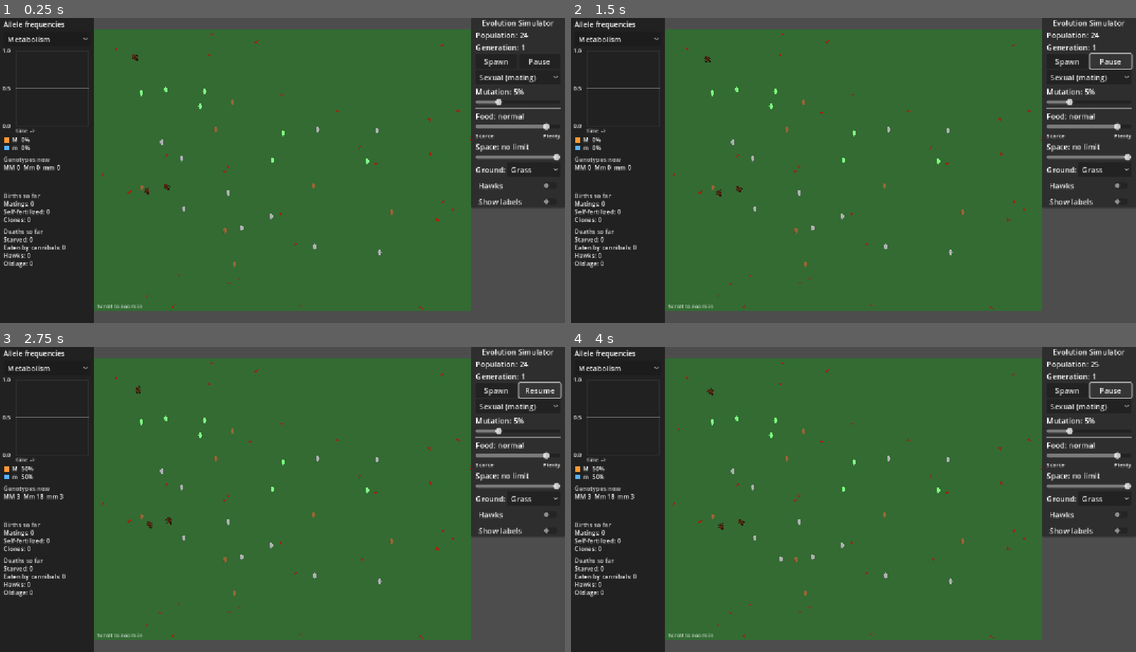
Above: before the commit, frames 1-4 (two rows, left to right).
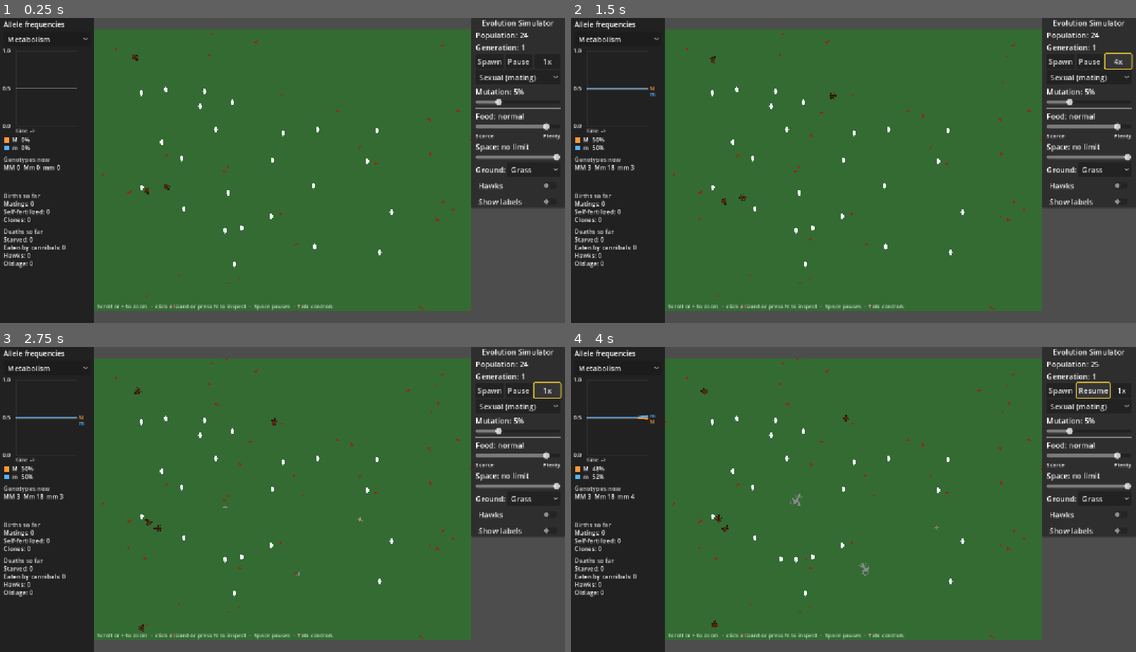
Above: after the commit, the same moments.

Repository: SFMiner/EvolutionSimulator
Game: Godot game, scene res://Scenes/Main.tscn
Two runs of this game, one before a commit and one after it. Both use one fixed random seed, a clock stepped at 60 frames per second and the inputs below.
Inputs (mouse positions are in pixels of both pictures, inside the frame that each line leads up to):
- Up to frame 1 (0.25 s): no input
- Up to frame 2 (1.5 s): click (1119, 60) at 0.5 s, where only the run after the commit has a clickable "1x"; click (1119, 60) at 1.25 s, where only the run after the commit has a clickable "2x"
- Up to frame 3 (2.75 s): click (548, 389) at 2 s, where only the run after the commit has a clickable "4x"
- Up to frame 4 (4 s): click "Spawn" at 2.75 s; click "Resume" (after the commit: "Pause") at 3.5 s

The runs differ from the first frame. In frame 1, 0.6% of the frame differs, in the area x 13-98%, y 13-96%; in frame 2, 1.1%; in frame 3, 1.0%; in frame 4, 1.2%, in the area x 2-100%, y 3-96%.

Commit message:
Keyboard navigation, speed control, web export, camouflage colours
- KeyboardNav: Tab/Shift+Tab/Escape leave the game on sims.mr-miner.com
  (sims:leave-game), focus outlines, Space pauses, N inspects next lizard
- Speed button cycling 1x/2x/4x
- Allele graph labels at line ends (no colour-only reading)
- Juveniles drawn in their genetic colour; colour is the matching ground
  lightened 15% so camouflage shows; eggs stay white; eat blink kept
- GL Compatibility renderer and Web export preset (2D+GUI lean template)
- Replace deprecated Color8() (missing in the lean web template)
- Tests: test_keyboard (31), lizard tint checks in test_ecology

Co-Authored-By: Claude Opus 5.5 <noreply@anthropic.com>
Claude-Session: https://claude.ai/code/session_01YcCN7binXr75rHP92VtJRs

Diff:
--- a/Scenes/Main.tscn
+++ b/Scenes/Main.tscn
@@ -63,6 +63,12 @@
 layout_mode = 2
 size_flags_horizontal = 3
 text = "Pause"
+
+[node name="SpeedButton" type="Button" parent="UI/ControlPanel/VBoxContainer/ButtonRow"]
+layout_mode = 2
+size_flags_horizontal = 3
+tooltip_text = "Simulation speed (press to change)"
+text = "1x"
 
 [node name="ModeOption" type="OptionButton" parent="UI/ControlPanel/VBoxContainer"]
 layout_mode = 2
--- a/Scripts/Organisms/Organism.gd
+++ b/Scripts/Organisms/Organism.gd
@@ -212,17 +212,12 @@
 	return d <= (_approx_collision_radius(a) + _approx_collision_radius(b))
 
 func apply_genome_effects():
-	# Apply color tint
-	var color_tint = Color.WHITE
-	match genome.color:
-		"green":
-			color_tint = Color(0.5, 1.0, 0.5)
-		"brown":
-			color_tint = Color(0.6, 0.4, 0.2)
-		"gray":
-			color_tint = Color(0.7, 0.7, 0.7)
-
-	sprite.modulate = color_tint
+	# Drawn in the colour of the ground this colour gene blends into (a little lighter), so camouflage shows.
+	# Eggs stay white: the tint is fitted to the lime body and turns the white egg frame pink or blue.
+	if current_state == "egg":
+		sprite.modulate = Color.WHITE
+	else:
+		sprite.modulate = Ecology.lizard_tint(str(genome.color))
 
 func _to_level_letter(value: String) -> String:
 	match value:
@@ -394,7 +389,8 @@
 			scale = Vector2(0.2, 0.2)  # Small eggs
 			animation_player.play("egg")
 		"juvenile":
-			sprite.modulate = Color.YELLOW
+			# Genetic colour from hatching (hawks judge camouflage by it at every stage); size shows age
+			apply_genome_effects()
 			# Gradual scaling from 0.2 to 1.0 based on growth progress
 			var juvenile_scale = 0.2 + (growth_progress * 0.8)  # 0.2 to 1.0
 			scale = Vector2(juvenile_scale, juvenile_scale)
--- a/Scripts/Systems/Ecology.gd
+++ b/Scripts/Systems/Ecology.gd
@@ -123,6 +123,23 @@
 	return HABITAT_COLORS.get(habitat, Color(0.2, 0.3, 0.2)) as Color
 
 
+## Body fill of the lizard frames in Assets/Lizard_spritesheet.png (one flat colour plus a few detail pixels).
+## (Not Color8(): it is deprecated, and the lean web templates leave deprecated functions out.)
+const SPRITE_BODY_COLOR: Color = Color(153.0 / 255.0, 229.0 / 255.0, 80.0 / 255.0)
+## A lizard is drawn in the colour of the ground it blends into, this much lighter (0 = invisible on it,
+## 1 = white). 0.15 keeps a matched lizard findable; Sean chose it from a mock-up (2026-10-10).
+const LIZARD_LIGHTEN: float = 0.15
+
+## Sprite modulate that turns the lime body fill into this colour gene's ground colour, LIZARD_LIGHTEN lighter.
+## Modulate multiplies, so it is target / base per channel (above 1 in the blue channel is fine).
+static func lizard_tint(color: String) -> Color:
+	var target: Color = Color.WHITE
+	for habitat: int in CAMOUFLAGE_COLOR.keys():
+		if CAMOUFLAGE_COLOR[habitat] == color:
+			target = habitat_color(habitat).lerp(Color.WHITE, LIZARD_LIGHTEN)
+	return Color(target.r / SPRITE_BODY_COLOR.r, target.g / SPRITE_BODY_COLOR.g, target.b / SPRITE_BODY_COLOR.b)
+
+
 static func habitat_name(habitat: int) -> String:
 	return str(HABITAT_NAMES.get(habitat, "Grass"))
 
--- a/Scripts/UI/AlleleGraph.gd
+++ b/Scripts/UI/AlleleGraph.gd
@@ -5,7 +5,10 @@
 const MAX_SAMPLES: int = 600
 const FONT_SIZE: int = 13
 const SMALL_FONT_SIZE: int = 11
-const PLOT_RECT: Rect2 = Rect2(34.0, 70.0, 154.0, 160.0)
+## Leaves room on the right for each line's allele name, so the lines are not told apart by colour alone.
+const PLOT_RECT: Rect2 = Rect2(34.0, 70.0, 130.0, 160.0)
+## Smallest vertical gap between two line-end names before they are pushed apart.
+const END_LABEL_GAP: float = 12.0
 
 var _locus_option: OptionButton
 var _font: Font
@@ -37,6 +40,11 @@
 	_locus_option.size = Vector2(maxf(size.x, 200.0) - 16.0, 28.0)
 	_locus_option.item_selected.connect(_on_locus_selected)
 	add_child(_locus_option)
+
+
+## The gene picker, for the keyboard Tab order.
+func locus_option() -> OptionButton:
+	return _locus_option
 
 
 func _on_locus_selected(index: int) -> void:
@@ -118,6 +126,19 @@
 				points.append(Vector2(x, y))
 			draw_polyline(points, _allele_color(_selected_locus, allele), 2.0, true)
 
+	# Name each line at its right end, pushed apart where lines end close together
+	var ends: Array[Dictionary] = []
+	for allele: String in locus.alleles:
+		var series: Array[float] = per_allele[allele]
+		if series.size() >= 2:
+			ends.append({"allele": allele, "y": PLOT_RECT.position.y + PLOT_RECT.size.y * (1.0 - clampf(series[-1], 0.0, 1.0))})
+	ends.sort_custom(func(a: Dictionary, b: Dictionary) -> bool: return float(a["y"]) < float(b["y"]))
+	var last_y: float = -INF
+	for e: Dictionary in ends:
+		var y: float = maxf(float(e["y"]), last_y + END_LABEL_GAP)
+		last_y = y
+		_text(Vector2(PLOT_RECT.end.x + 4.0, y + 4.0), str(e["allele"]), SMALL_FONT_SIZE, _allele_color(_selected_locus, str(e["allele"])))
+
 	# Legend with current share
 	var ly: float = PLOT_RECT.end.y + 34.0
 	for allele: String in locus.alleles:
--- a/Scripts/UI/Inspector.gd
+++ b/Scripts/UI/Inspector.gd
@@ -1,6 +1,6 @@
 extends PanelContainer
 ## Click a lizard to see its genes, traits, energy and state in a small box next to it.
-## Click empty ground to close it. Lives in the (always-processing) UI layer so it works while paused.
+## Click empty ground (or press Escape) to close it; N picks the next lizard from the keyboard. Lives in the (always-processing) UI layer so it works while paused.
 
 const PICK_RADIUS_MIN: float = 16.0
 const PICK_RADIUS_PER_SCALE: float = 26.0
@@ -57,6 +57,21 @@
 	refresh()
 
 
+## Keyboard route (N): the next hatched lizard after the selected one, wrapping round. Eggs are skipped.
+func select_next() -> void:
+	if organism_container == null:
+		return
+	var hatched: Array[Organism] = []
+	for node: Node in organism_container.get_children():
+		var org: Organism = node as Organism
+		if org != null and not org.is_queued_for_deletion() and org.current_state != "egg":
+			hatched.append(org)
+	if hatched.is_empty():
+		select(null)
+		return
+	select(hatched[(hatched.find(_target) + 1) % hatched.size()])
+
+
 func selected() -> Organism:
 	return _target
 
--- /dev/null
+++ b/Scripts/UI/KeyboardNav.gd
@@ -0,0 +1,109 @@
+class_name KeyboardNav
+extends Node
+## Keyboard use and the keyboard exit for the sims site (SPEC §6, docs/game-keyboard-exit.md there).
+## Tab walks the controls in panel order; Tab past the last or Shift+Tab before the first leaves the game.
+## Escape closes the lizard box if it is open, otherwise leaves. With no control focused, Space pauses and
+## N inspects the next lizard. Lives in the UI layer (process ALWAYS), so it works while paused.
+
+const FOCUS_COLOR: Color = Color(1.0, 0.85, 0.2)
+
+## Times the keyboard left the game; read by tests/test_keyboard.gd.
+var leave_count: int = 0
+
+var _controls: Array[Control] = []
+var _inspector: Node = null
+var _pause_button: Button = null
+var _ring: StyleBoxFlat
+
+
+func _ready() -> void:
+	process_mode = Node.PROCESS_MODE_ALWAYS
+	_ring = StyleBoxFlat.new()
+	_ring.draw_center = false
+	_ring.border_color = FOCUS_COLOR
+	_ring.set_border_width_all(2)
+	_ring.set_corner_radius_all(3)
+	_ring.set_expand_margin_all(2.0)
+
+
+## Controls in Tab order. Buttons get a bright focus outline; sliders, which only brighten their grabber, get the
+## same outline drawn round them.
+func setup(controls: Array[Control], inspector: Node, pause_button: Button) -> void:
+	_controls = controls
+	_inspector = inspector
+	_pause_button = pause_button
+	for i: int in range(_controls.size()):
+		var c: Control = _controls[i]
+		c.focus_mode = Control.FOCUS_ALL
+		var next: Control = _controls[(i + 1) % _controls.size()]
+		var prev: Control = _controls[(i - 1 + _controls.size()) % _controls.size()]
+		c.focus_next = c.get_path_to(next)
+		c.focus_previous = c.get_path_to(prev)
+		if c is Slider:
+			_draw_ring(c)
+		else:
+			c.add_theme_stylebox_override("focus", _ring)
+
+
+func _draw_ring(c: Control) -> void:
+	c.draw.connect(func() -> void:
+		if c.has_focus():
+			c.draw_style_box(_ring, Rect2(Vector2.ZERO, c.size).grow_individual(2.0, 0.0, 2.0, 0.0)))
+	c.focus_entered.connect(c.queue_redraw)
+	c.focus_exited.connect(c.queue_redraw)
+
+
+func _input(event: InputEvent) -> void:
+	# In _input, not _unhandled_input: the GUI takes Tab for its own focus movement before that.
+	# An open OptionButton list is its own popup window, so its Escape closes it and never gets here.
+	if _controls.is_empty() or not (event is InputEventKey and event.pressed):
+		return
+	var focus: Control = get_viewport().gui_get_focus_owner()
+	var leave: bool = false
+	if event.is_action_pressed("ui_cancel"):
+		if _inspector != null and _inspector.selected() != null:
+			_inspector.select(null)
+			get_viewport().set_input_as_handled()
+			return
+		leave = true
+	# Exact match (third argument): without it ui_focus_next also matches Shift+Tab
+	elif event.is_action_pressed("ui_focus_next", true, true):
+		if focus == null:
+			_controls[0].grab_focus()
+			get_viewport().set_input_as_handled()
+			return
+		leave = focus == _controls[-1]
+	elif event.is_action_pressed("ui_focus_prev", true, true):
+		if focus == null:
+			_controls[-1].grab_focus()
+			get_viewport().set_input_as_handled()
+			return
+		leave = focus == _controls[0]
+	if leave:
+		leave_game()
+		get_viewport().set_input_as_handled()
+
+
+func _unhandled_input(event: InputEvent) -> void:
+	var key: InputEventKey = event as InputEventKey
+	if key == null or not key.pressed or key.echo:
+		return
+	match key.keycode:
+		KEY_SPACE:
+			# A focused button takes Space itself (presses it), so this only runs with nothing focused
+			if _pause_button != null:
+				_pause_button.pressed.emit()
+				get_viewport().set_input_as_handled()
+		KEY_N:
+			if _inspector != null:
+				_inspector.select_next()
+				get_viewport().set_input_as_handled()
+
+
+## Drops focus and asks the sims site's play page to take the keyboard back. On its own page there is no parent.
+func leave_game() -> void:
+	get_viewport().gui_release_focus()
+	leave_count += 1
+	if OS.has_feature("web"):
+		JavaScriptBridge.eval(
+				"if (window.parent !== window) window.parent.postMessage({type: 'sims:leave-game'}, location.origin)")
--- a/Scripts/UI/SimulationManager.gd
+++ b/Scripts/UI/SimulationManager.gd
@@ -3,6 +3,7 @@
 var environment: Node2D
 @onready var spawn_button: Button = $UI/ControlPanel/VBoxContainer/ButtonRow/SpawnButton
 @onready var pause_button: Button = $UI/ControlPanel/VBoxContainer/ButtonRow/PauseButton
+@onready var speed_button: Button = $UI/ControlPanel/VBoxContainer/ButtonRow/SpeedButton
 @onready var population_label: Label = $UI/ControlPanel/VBoxContainer/PopulationLabel
 @onready var generation_label: Label = $UI/ControlPanel/VBoxContainer/GenerationLabel
 @onready var mode_option: OptionButton = $UI/ControlPanel/VBoxContainer/ModeOption
@@ -42,6 +43,10 @@
 var deaths: Dictionary = {"starved": 0, "eaten": 0, "hawk": 0, "old_age": 0}
 
 const HAWK_STRIKE: GDScript = preload("res://Scripts/Environment/HawkStrike.gd")
+## Speeds the Speed button cycles through (GameConfig.set_sim_speed keeps the biology the same at each).
+const SPEEDS: Array[float] = [1.0, 2.0, 4.0]
+var speed_index: int = 0
+var keyboard: KeyboardNav = null
 
 # Screenshot gate (EVO_SHOT=<png>, optional EVO_MODE, EVO_SECONDS, EVO_SEED)
 var _shot_path: String = ""
@@ -56,8 +61,10 @@
 	# Connect button signals
 	spawn_button.pressed.connect(_on_spawn_button_pressed)
 	pause_button.pressed.connect(_on_pause_button_pressed)
+	speed_button.pressed.connect(_on_speed_button_pressed)
 	_setup_genetics_controls()
 	_setup_environment_controls()
+	_setup_keyboard()
 
 	# Defer the initialization to ensure all nodes are ready
 	call_deferred("_initialize_simulation")
@@ -152,6 +159,20 @@
 		pause_button.text = "Resume"
 	else:
 		pause_button.text = "Pause"
+
+func _on_speed_button_pressed() -> void:
+	speed_index = (speed_index + 1) % SPEEDS.size()
+	GameConfig.set_sim_speed(SPEEDS[speed_index])
+	speed_button.text = "%dx" % int(SPEEDS[speed_index])
+
+## Tab order follows the right-hand panel top to bottom, then the gene picker on the left.
+func _setup_keyboard() -> void:
+	keyboard = KeyboardNav.new()
+	keyboard.name = "KeyboardNav"
+	$UI.add_child(keyboard)
+	var controls: Array[Control] = [spawn_button, pause_button, speed_button, mode_option, mutation_slider,
+			food_slider, space_slider, habitat_option, hawks_check, labels_check, allele_graph.locus_option()]
+	keyboard.setup(controls, inspector, pause_button)
 
 func _on_organism_died(organism: Organism):
 	population_count -= 1
--- a/Scripts/UI/ZoomCamera.gd
+++ b/Scripts/UI/ZoomCamera.gd
@@ -161,6 +161,6 @@
 	if _hint == null:
 		return
 	if zoom.x <= ZOOM_MIN + 0.001:
-		_hint.text = "Scroll to zoom in"
+		_hint.text = "Scroll or + to zoom  ·  click a lizard or press N to inspect  ·  Space pauses  ·  Tab: controls"
 	else:
 		_hint.text = "Zoom %.1fx  ·  right-drag or arrows to move  ·  0 to reset" % zoom.x
--- a/project.godot
+++ b/project.godot
@@ -12,7 +12,7 @@
 
 config/name="EvolutionSimulator"
 run/main_scene="res://Scenes/Main.tscn"
-config/features=PackedStringArray("4.5", "Forward Plus")
+config/features=PackedStringArray("4.5", "GL Compatibility")
 config/icon="res://icon.svg"
 
 [autoload]
@@ -25,3 +25,8 @@
 window/size/viewport_height=648
 window/stretch/mode="canvas_items"
 window/stretch/aspect="keep"
+
+[rendering]
+
+renderer/rendering_method="gl_compatibility"
+renderer/rendering_method.mobile="gl_compatibility"
--- a/tests/test_ecology.gd
+++ b/tests/test_ecology.gd
@@ -37,6 +37,7 @@
 	_test_space_cap()
 	_test_satiety()
 	_test_bugs()
+	_test_lizard_tint()
 	print("Test Results: %d passed, %d failed" % [_passed, _failed])
 	quit(1 if _failed > 0 else 0)
 
@@ -193,3 +194,21 @@
 		"color": ["Cy", "Cb"], "cannibal": ["k", "K"],
 	}
 	_check(EvoGenetics.genotype_label(genotype) == "Mm Ss gg CbCy Kk", "genotype label: " + EvoGenetics.genotype_label(genotype))
+
+
+## Each colour gene is drawn as its own ground's colour, 15% lighter: close to that ground, far from the others.
+func _test_lizard_tint() -> void:
+	var base: Color = Ecology.SPRITE_BODY_COLOR
+	for habitat: int in [Ecology.Habitat.GRASS, Ecology.Habitat.SAND, Ecology.Habitat.ROCK]:
+		var gene: String = Ecology.camouflage_color(habitat)
+		var t: Color = Ecology.lizard_tint(gene)
+		var drawn: Color = Color(base.r * t.r, base.g * t.g, base.b * t.b)
+		var want: Color = Ecology.habitat_color(habitat).lerp(Color.WHITE, Ecology.LIZARD_LIGHTEN)
+		_check(_near(drawn.r, want.r) and _near(drawn.g, want.g) and _near(drawn.b, want.b), "%s lizard body is the %s colour, lightened" % [gene, Ecology.habitat_name(habitat)])
+		for other: int in [Ecology.Habitat.GRASS, Ecology.Habitat.SAND, Ecology.Habitat.ROCK]:
+			if other != habitat:
+				var g: Color = Ecology.habitat_color(other)
+				var own: Color = Ecology.habitat_color(habitat)
+				var d_other: float = Vector3(drawn.r - g.r, drawn.g - g.g, drawn.b - g.b).length()
+				var d_own: float = Vector3(drawn.r - own.r, drawn.g - own.g, drawn.b - own.b).length()
+				_check(d_own < d_other, "%s lizard is closer to %s than to %s" % [gene, Ecology.habitat_name(habitat), Ecology.habitat_name(other)])
--- /dev/null
+++ b/tests/test_keyboard.gd
@@ -0,0 +1,143 @@
+extends SceneTree
+## Keyboard use and the sims-site keyboard exit (SPEC §6): Tab walks every control in order, Tab past the last
+## and Shift+Tab before the first leave the game, Escape closes the lizard box first and then leaves, Space
+## pauses with nothing focused, N inspects a lizard, arrows move a focused slider, Enter cycles the speed.
+
+const EXPECTED_STOPS: int = 11
+
+var _passed: int = 0
+var _failed: int = 0
+var _main: Node = null
+var _config: Node = null
+
+
+func _init() -> void:
+	_run()
+
+
+func _check(cond: bool, label: String) -> void:
+	if cond:
+		_passed += 1
+	else:
+		_failed += 1
+		print("FAIL: " + label)
+
+
+func _run() -> void:
+	await get_root().ready
+	_config = get_root().get_node("/root/GameConfig")
+	_main = (load("res://Scenes/Main.tscn") as PackedScene).instantiate()
+	get_root().add_child(_main)
+	for i: int in range(5):
+		await process_frame
+	var nav: Node = _main.keyboard
+	_check(nav != null, "KeyboardNav is set up")
+	if nav == null:
+		_finish()
+		return
+
+	# Tab from nothing focused walks the controls, then leaves past the last one
+	var stops: Array[Control] = []
+	var before: int = nav.leave_count
+	for i: int in range(EXPECTED_STOPS + 5):
+		await _key(KEY_TAB)
+		var f: Control = get_root().gui_get_focus_owner()
+		if f == null:
+			break
+		stops.append(f)
+	_check(stops.size() == EXPECTED_STOPS, "Tab reaches %d controls (got %d)" % [EXPECTED_STOPS, stops.size()])
+	_check(nav.leave_count == before + 1, "Tab past the last control leaves the game")
+	_check(get_root().gui_get_focus_owner() == null, "focus is released after leaving")
+	if stops.size() == EXPECTED_STOPS:
+		_check(stops[0] == _main.spawn_button, "first stop is Spawn")
+		_check(stops[2] == _main.speed_button, "third stop is Speed")
+		_check(stops[4] == _main.mutation_slider, "fifth stop is the mutation slider")
+		_check(stops[-1] == _main.allele_graph.locus_option(), "last stop is the gene picker")
+
+	# Shift+Tab from nothing focused starts at the last control and walks back; before the first, it leaves
+	before = nav.leave_count
+	var back: int = 0
+	for i: int in range(EXPECTED_STOPS + 5):
+		await _key(KEY_TAB, true)
+		if get_root().gui_get_focus_owner() == null:
+			break
+		back += 1
+	_check(back == EXPECTED_STOPS, "Shift+Tab walks the same controls backwards (got %d)" % back)
+	_check(nav.leave_count == before + 1, "Shift+Tab before the first control leaves the game")
+
+	# Shift+Tab on the last control moves back instead of leaving (exact-match check)
+	_main.allele_graph.locus_option().grab_focus()
+	before = nav.leave_count
+	await _key(KEY_TAB, true)
+	_check(nav.leave_count == before and get_root().gui_get_focus_owner() == _main.labels_check, "Shift+Tab on the last control moves back")
+
+	# Escape from a control in the middle leaves
+	_main.food_slider.grab_focus()
+	before = nav.leave_count
+	await _key(KEY_ESCAPE)
+	_check(nav.leave_count == before + 1, "Escape leaves the game")
+	_check(get_root().gui_get_focus_owner() == null, "focus is released after Escape")
+
+	# N opens the lizard box; Escape closes it first, a second Escape leaves
+	# The founders are still eggs this early; N skips eggs, so mark two as hatched
+	var marked: int = 0
+	for node: Node in _main.organism_container.get_children():
+		if marked < 2 and "current_state" in node:
+			node.current_state = "juvenile"
+			marked += 1
+	await _key(KEY_N)
+	_check(_main.inspector.selected() != null, "N inspects a lizard")
+	var first: Object = _main.inspector.selected()
+	await _key(KEY_N)
+	_check(_main.inspector.selected() != null and _main.inspector.selected() != first, "N again moves to another lizard")
+	before = nav.leave_count
+	await _key(KEY_ESCAPE)
+	_check(_main.inspector.selected() == null and nav.leave_count == before, "Escape closes the lizard box without leaving")
+	await _key(KEY_ESCAPE)
+	_check(nav.leave_count == before + 1, "a second Escape leaves")
+
+	# Space with nothing focused pauses and resumes
+	var paused: bool = _main.is_paused
+	await _key(KEY_SPACE)
+	_check(_main.is_paused != paused, "Space pauses with nothing focused")
+	await _key(KEY_SPACE)
+	_check(_main.is_paused == paused, "Space again resumes")
+
+	# Arrows move a focused slider
+	_main.mutation_slider.grab_focus()
+	var v: float = _main.mutation_slider.value
+	await _key(KEY_RIGHT)
+	_check(_main.mutation_slider.value > v, "Right arrow raises the focused slider")
+	await _key(KEY_LEFT)
+	_check(is_equal_approx(_main.mutation_slider.value, v), "Left arrow lowers it back")
+
+	# Enter on the speed button cycles 1x -> 2x -> 4x -> 1x
+	_main.speed_button.grab_focus()
+	await _key(KEY_ENTER)
+	_check(_main.speed_button.text == "2x" and is_equal_approx(Engine.time_scale, 2.0), "Enter sets 2x speed")
+	await _key(KEY_ENTER)
+	await _key(KEY_ENTER)
+	_check(_main.speed_button.text == "1x" and is_equal_approx(Engine.time_scale, 1.0), "three presses come back to 1x")
+
+	# Every stop has a visible focus outline (buttons via the theme override, sliders draw their own)
+	for c: Control in stops:
+		if not (c is Slider):
+			_check(c.has_theme_stylebox_override("focus"), "%s has the focus outline" % c.name)
+	_finish()
+
+
+func _finish() -> void:
+	print("Test Results: %d passed, %d failed" % [_passed, _failed])
+	quit(1 if _failed > 0 else 0)
+
+
+func _key(code: Key, shift: bool = false) -> void:
+	for pressed: bool in [true, false]:
+		var e: InputEventKey = InputEventKey.new()
+		e.keycode = code
+		e.physical_keycode = code
+		e.shift_pressed = shift
+		e.pressed = pressed
+		get_root().push_input(e)
+	await process_frame
+	await process_frame
Not shown, added: Scripts/UI/KeyboardNav.gd.uid
Not shown, added: export_presets.cfg
Not shown, added: tests/test_keyboard.gd.uid
Not shown, changed: CLAUDE.md
Not shown, changed: README.md
